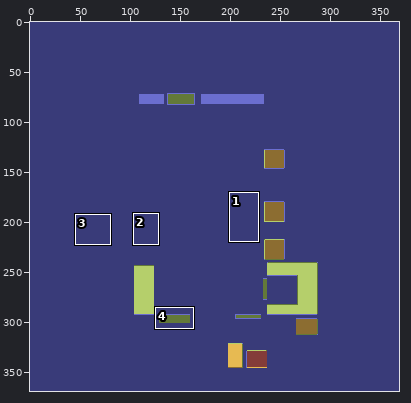
Two states of a sprite sheet, maps/icon_map.png. The picture above shows the old version from afar; the outline marks the close-up.
Close-up. The starting point:
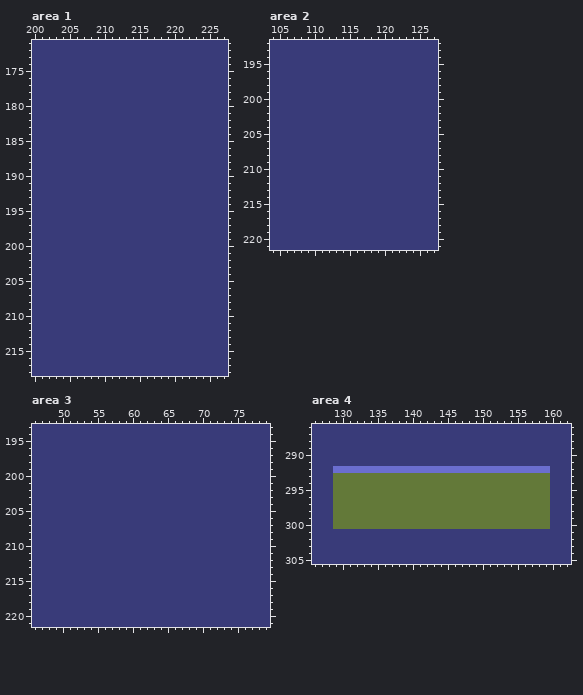
The file is 369x369 pixels. Shown: area 1: x 200..227, y 171..218; area 2: x 104..127, y 192..221; area 3: x 46..79, y 193..221; area 4: x 126..162, y 286..305. The commit also changed other parts of the picture, which this record leaves out.
After the commit:
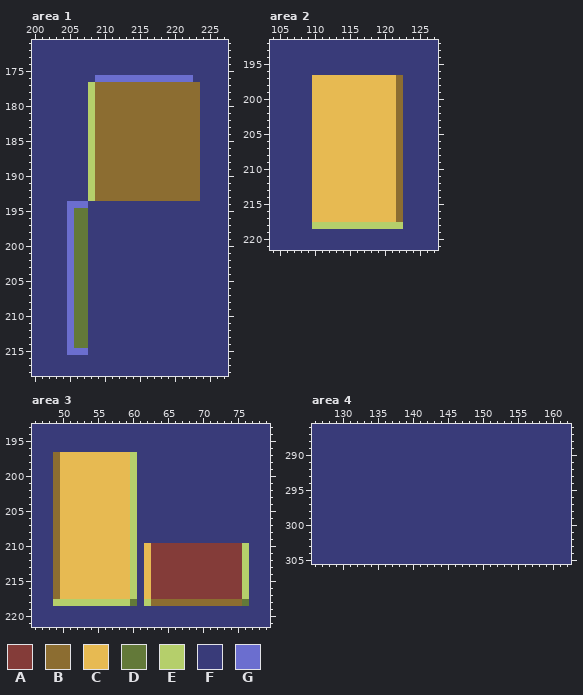
Palette (. is transparent): A #843c39  B #8c6d31  C #e7ba52  D #637939  E #b5cf6b  F #393b79  G #6b6ecf
From old to new:
Changed rows in their new state; - is an unchanged pixel.
Area 1:
first column x 205:
176 ----GGGGGGGGGGGGGG-
177 ---EBBBBBBBBBBBBBBB
178 ---EBBBBBBBBBBBBBBB
179 ---EBBBBBBBBBBBBBBB
180 ---EBBBBBBBBBBBBBBB
181 ---EBBBBBBBBBBBBBBB
182 ---EBBBBBBBBBBBBBBB
183 ---EBBBBBBBBBBBBBBB
184 ---EBBBBBBBBBBBBBBB
185 ---EBBBBBBBBBBBBBBB
186 ---EBBBBBBBBBBBBBBB
187 ---EBBBBBBBBBBBBBBB
188 ---EBBBBBBBBBBBBBBB
189 ---EBBBBBBBBBBBBBBB
190 ---EBBBBBBBBBBBBBBB
191 ---EBBBBBBBBBBBBBBB
192 ---EBBBBBBBBBBBBBBB
193 ---EBBBBBBBBBBBBBBB
194 GGG----------------
195 GDD----------------
196 GDD----------------
197 GDD----------------
198 GDD----------------
199 GDD----------------
200 GDD----------------
201 GDD----------------
202 GDD----------------
203 GDD----------------
204 GDD----------------
205 GDD----------------
206 GDD----------------
207 GDD----------------
208 GDD----------------
209 GDD----------------
210 GDD----------------
211 GDD----------------
212 GDD----------------
213 GDD----------------
214 GDD----------------
215 GGG----------------
Area 2:
first column x 110:
197 CCCCCCCCCCCCB
198 CCCCCCCCCCCCB
199 CCCCCCCCCCCCB
200 CCCCCCCCCCCCB
201 CCCCCCCCCCCCB
202 CCCCCCCCCCCCB
203 CCCCCCCCCCCCB
204 CCCCCCCCCCCCB
205 CCCCCCCCCCCCB
206 CCCCCCCCCCCCB
207 CCCCCCCCCCCCB
208 CCCCCCCCCCCCB
209 CCCCCCCCCCCCB
210 CCCCCCCCCCCCB
211 CCCCCCCCCCCCB
212 CCCCCCCCCCCCB
213 CCCCCCCCCCCCB
214 CCCCCCCCCCCCB
215 CCCCCCCCCCCCB
216 CCCCCCCCCCCCB
217 CCCCCCCCCCCCB
218 EEEEEEEEEEEEE
Area 3:
first column x 49:
197 BCCCCCCCCCCE----------------
198 BCCCCCCCCCCE----------------
199 BCCCCCCCCCCE----------------
200 BCCCCCCCCCCE----------------
201 BCCCCCCCCCCE----------------
202 BCCCCCCCCCCE----------------
203 BCCCCCCCCCCE----------------
204 BCCCCCCCCCCE----------------
205 BCCCCCCCCCCE----------------
206 BCCCCCCCCCCE----------------
207 BCCCCCCCCCCE----------------
208 BCCCCCCCCCCE----------------
209 BCCCCCCCCCCE----------------
210 BCCCCCCCCCCE-CAAAAAAAAAAAAAE
211 BCCCCCCCCCCE-CAAAAAAAAAAAAAE
212 BCCCCCCCCCCE-CAAAAAAAAAAAAAE
213 BCCCCCCCCCCE-CAAAAAAAAAAAAAE
214 BCCCCCCCCCCE-CAAAAAAAAAAAAAE
215 BCCCCCCCCCCE-CAAAAAAAAAAAAAE
216 BCCCCCCCCCCE-CAAAAAAAAAAAAAE
217 BCCCCCCCCCCE-CAAAAAAAAAAAAAE
218 EEEEEEEEEEED-EBBBBBBBBBBBBBD
Area 4:
first column x 129:
292 FFFFFFFFFFFFFFFFFFFFFFFFFFFFFFF
293 FFFFFFFFFFFFFFFFFFFFFFFFFFFFFFF
294 FFFFFFFFFFFFFFFFFFFFFFFFFFFFFFF
295 FFFFFFFFFFFFFFFFFFFFFFFFFFFFFFF
296 FFFFFFFFFFFFFFFFFFFFFFFFFFFFFFF
297 FFFFFFFFFFFFFFFFFFFFFFFFFFFFFFF
298 FFFFFFFFFFFFFFFFFFFFFFFFFFFFFFF
299 FFFFFFFFFFFFFFFFFFFFFFFFFFFFFFF
300 FFFFFFFFFFFFFFFFFFFFFFFFFFFFFFF
